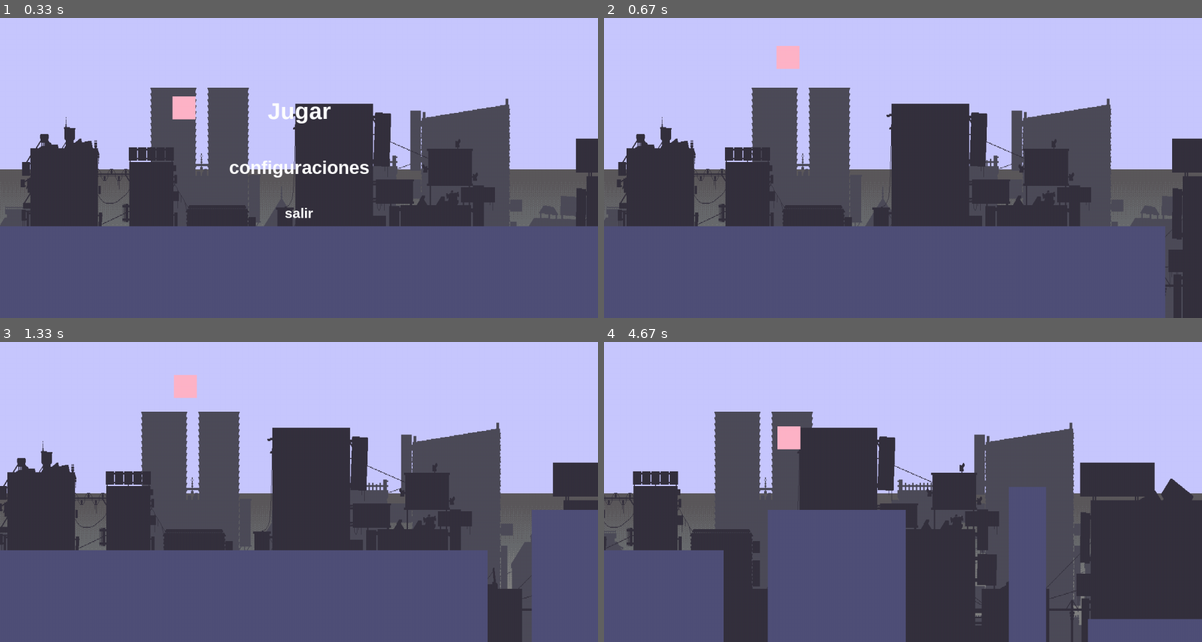
Above: before the commit, frames 1-4 (two rows, left to right).
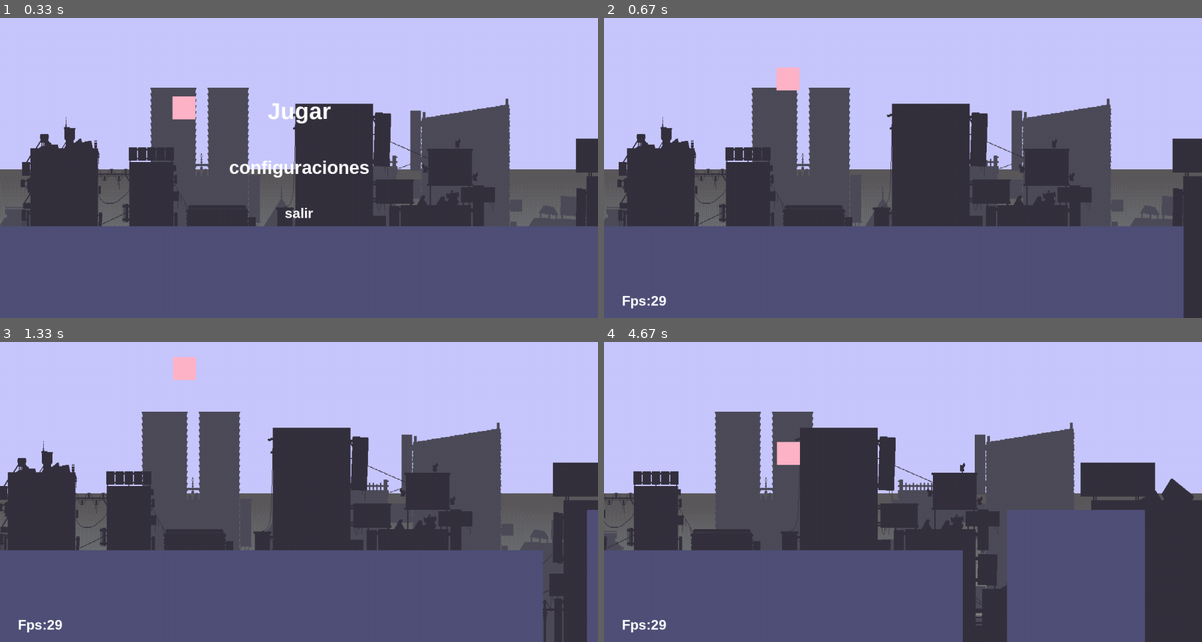
Above: after the commit, the same moments.

Repository: betra0/pygame3
Game: pygame game, started from main.py
The game is run twice, just before and just after one commit, with the same random seed, the same clock (stepped at 60 frames per second) and the same inputs.
Inputs (mouse positions are in pixels of both pictures, inside the frame that each line leads up to):
- Up to frame 1 (0.33 s): no input
- Up to frame 2 (0.67 s): tap Space at 0.33 s
- Up to frame 3 (1.33 s): hold D 0.67-1.13 s; move the mouse to (299, 483) at 0.7 s; tap Space at 0.73, 1.03, 1.23 s; hold W from 1.17 s (still down)
- Up to frame 4 (4.67 s): release W at 1.47 s; hold D 1.5-1.97 s; tap Space at 1.57, 1.87, 2.07, 2.37, 2.63, 2.93, 3.47, 3.77, 4.13, 4.43, 4.63 s; hold A 2-2.53 s; hold A 2.57-2.97 s; hold D 3.4-4.03 s; hold A 4.07-4.53 s; hold D from 4.57 s (still down)

Frame 1 is identical in both runs. In frame 2, 2.0% of the frame differs, in the area x 2-98%, y 9-100%; in frame 3, 6.8%; in frame 4, 17%, in the area x 0-100%, y 23-100%.

Commit message:
agrege los fps en pantalla

Diff:
--- a/botones.py
+++ b/botones.py
@@ -15,9 +15,7 @@
         self.image = pygame.image.load(imagen_path).convert_alpha()
         self.image = pygame.transform.scale(self.image, (tamaño*2, tamaño*2))
 
-        #nuevo_ancho = self.image.get_width() * tamaño
-        #nuevo_alto = self.image.get_height() * tamaño
-        #self.image = pygame.transform.smoothscale(self.image, (nuevo_ancho, nuevo_alto))
+
 
     def botonpresionado(self):
         return self.boton_pressed
--- a/game.py
+++ b/game.py
@@ -77,7 +77,7 @@
         return self.salir
 
     def mainrun(self):
-
+        self.layers.mainon()
         while self.run:
             self.event()
             self.agregarplataformas()
@@ -90,7 +90,8 @@
                 print(" ")
                 self.pausa()
 
-            self.limitfps.tick(60)
+            retardo = self.limitfps.tick(30)
+            #print("retardo agregado", retardo)
 
     def pausa(self):
         self.layers.pausaon()
@@ -123,7 +124,7 @@
             else:
                 self.jugador1.update(True)
             self.fondo.update(self.delta_time)
-        self.layers.update()
+        self.layers.update(self.delta_time)
 
     def render(self):
         self.ventana.fill((200, 200, 255))
--- a/layer.py
+++ b/layer.py
@@ -21,10 +21,19 @@
         self.pressed_salir = False
         self.pressed_continuar = False
 
+        self.contadorciclo = 3
+
         self.initmenu()
         self.initpausa()
+        self.initmainrun()
 
-    def update(self):
+    def update(self, delta):
+        self.contadorciclo -= 1
+        ciclo = False
+        if self.contadorciclo == 0:
+            self.contadorciclo = 3
+            ciclo =True
+
         if self.menu:
             self.menulayer.update()
 
@@ -38,6 +47,9 @@
             self.pressed_continuar = self.botoncontinuar.botonpresionado()
         if self.main:
             self.mainrun.update()
+            if ciclo:
+                fps = self.calcularfps(delta)
+                self.textoFPS.actualizar_texto(f"Fps:{fps}",)
 
     def draw(self, ventana):
         if self.menu:
@@ -65,7 +77,8 @@
         self.menulayer.add(self.botonsalir)
         self.menulayer.add(self.botonoption)
     def initmainrun(self):
-        pass
+        self.textoFPS = texto1(ANCHO/15, ALTO/1.05, 30, "Fps: ", )
+        self.mainrun.add(self.textoFPS)
     def pausaon(self):
         self.pausa = True
         pass
@@ -83,3 +96,7 @@
         return self.pressed_salir
     def continuarpresionado(self):
         return self.pressed_continuar
+    def calcularfps(self, delta):
+        # Calcula los FPS
+        fps = round(1.0 / delta)
+        return fps
